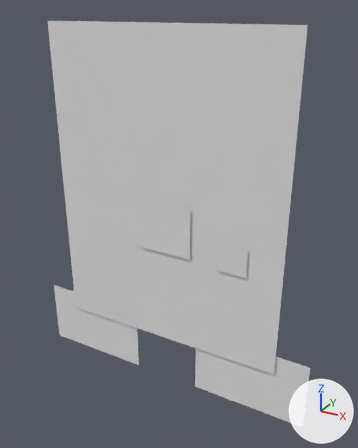
A saved change to the Blender file Finger Guns/Assets/Art/Enemies/Beegman/Beegman.blend.
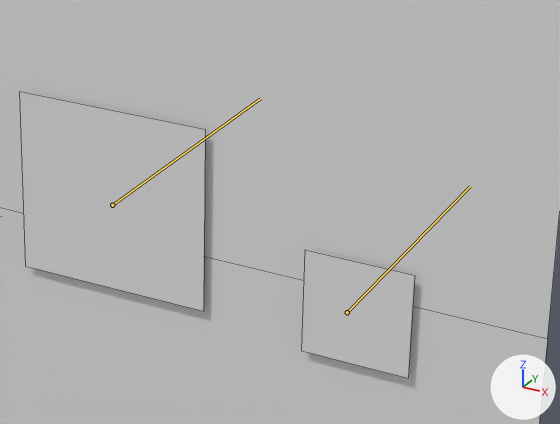
Each version appears first whole from a 50 mm lens placed at (1.23, -2.07, 2.01), pointed at (0.07, 0.04, 0.95), and next in a close-up on the part from 37% to 80% of the width and 39% to 65% of the height. The lights are fixed; the arrows at lower right show +X, +Y and +Z. Both versions are drawn at frame 2 of the action 'Eyes Close'; the numbers are the values there. The bones that change are drawn over the model as lines in the close-ups. The close-ups show mesh edges as thin lines.

In view in the first close-up: 'Beegman'.
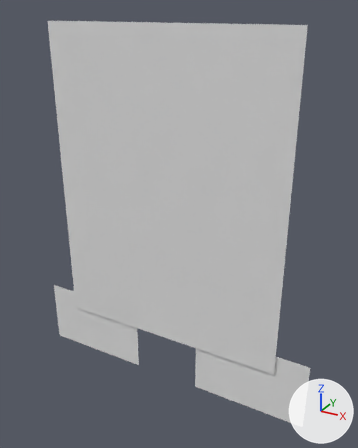
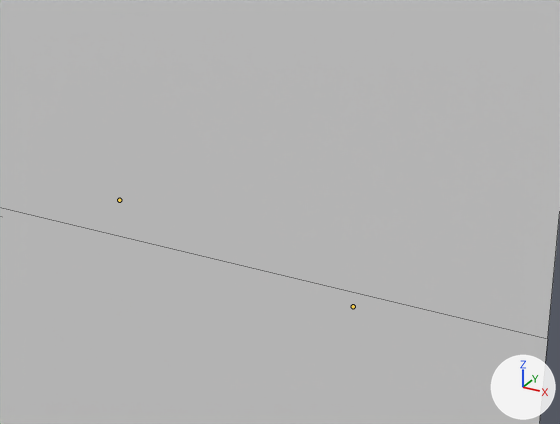
What differs and where, as boxes [x1, y1, x2, y2] in the close-ups (560 x 424 px):
'Beegman', posed: [0, 0, 560, 424] in both
bone 'Face_Main_Eye.L', root to tip: before (112, 205) to (260, 98); after (119, 200) to (119, 200)
bone 'Face_Main_Eye.R', root to tip: before (347, 312) to (470, 186); after (353, 306) to (353, 306)

The change in detail:
Bone 'Face_Main_Eye.L' (bone_face_main_eye_l) moves from (0.0, -0.02, 0.0) to (0.0, 0.0, 0.0).
Bone 'Face_Main_Eye.L' (bone_face_main_eye_l) is rescaled from (1.0, 1.0, 1.0) to (0.0, 0.0, 0.0).
Bone 'Face_Main_Eye.R' (bone_face_main_eye_r) moves from (0.0, -0.02, 0.0) to (0.0, 0.0, 0.0).
Bone 'Face_Main_Eye.R' (bone_face_main_eye_r) is rescaled from (1.0, 1.0, 1.0) to (0.0, 0.0, 0.0).
